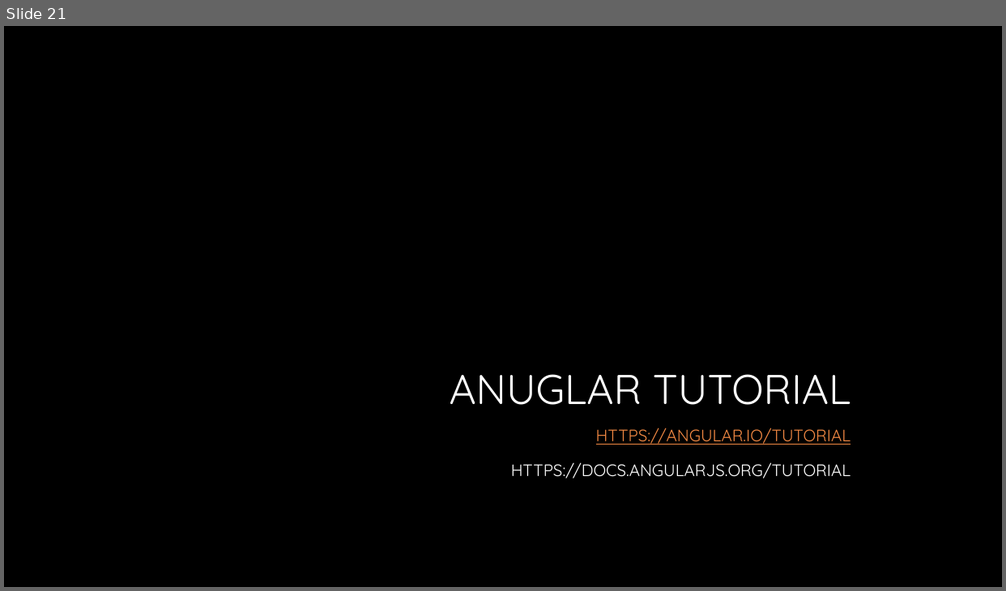
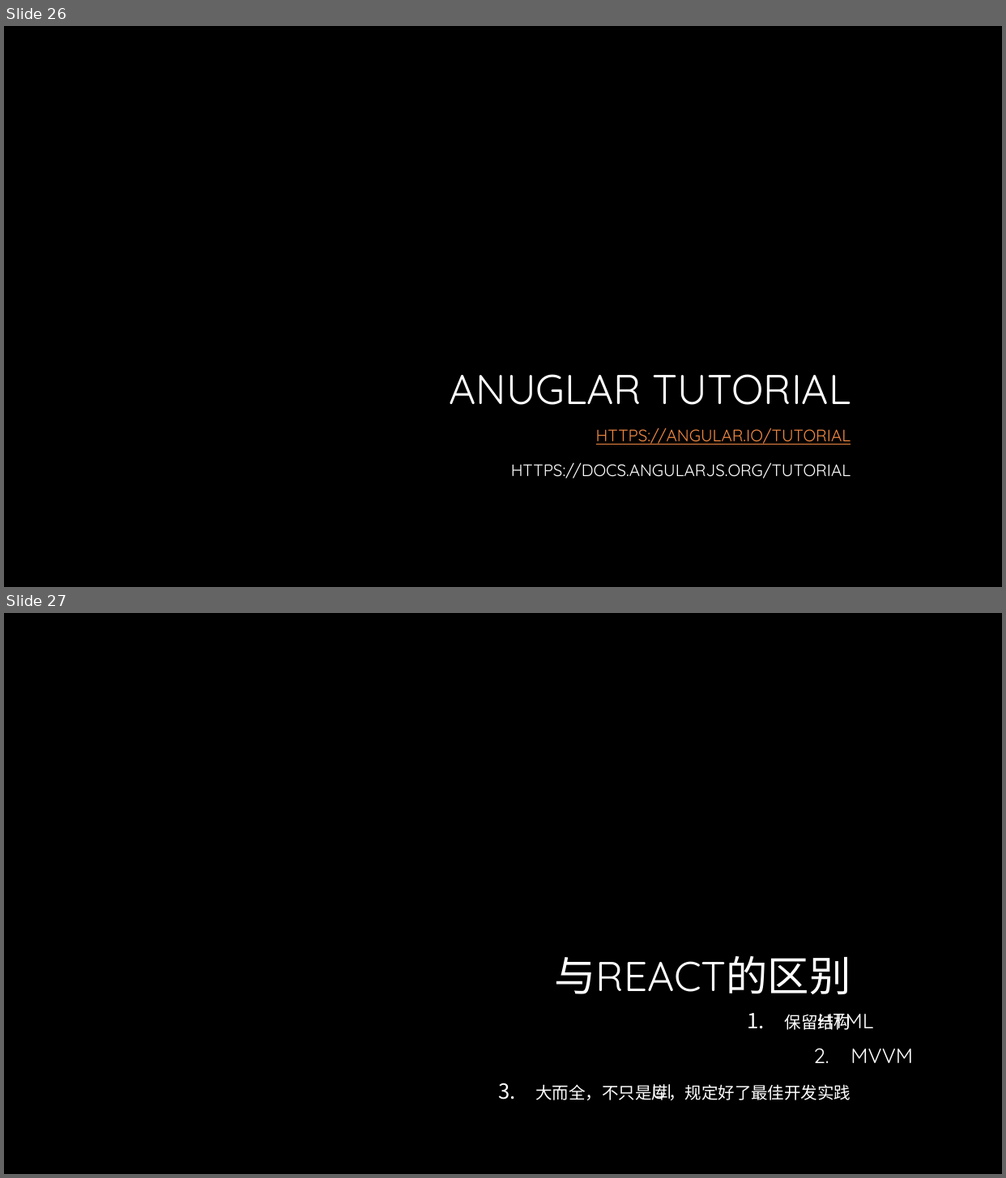
Before and after one commit to lee813/ECVFrontend, a slide deck: 前端课程.pptx. Shown one above the other, each under a label of ours: slide 21 before the commit, slides 26 and 27 after it. The pictures are 1006x591 and 1006x1178 pixels, drawn with LibreOffice and Linux fonts; fonts in the diff are those of the drawing; background and template pictures are left out. Boxes give left, top, right and bottom in pixels: in the first picture for what was removed or moved away, otherwise in the second. Text is boxed around its words. In the diff, an @@ line names an element or a change of style, - is before the commit and + after.

```diff
--- a/前端课程.pptx
+++ b/前端课程.pptx
@@ slide 27 added at bbox=[4, 613, 1002, 1174], background picture (left out) @@
@@ title added at bbox=[554, 956, 850, 995], 40 pt, text gradient #FFFFFF to #A6A6A6 @@
+与REACT的区别
@@ text added at bbox=[535, 1015, 851, 1101], 20 pt, text gradient #FFFFFF to #BFBFBF, small capitals @@
+1. 保留HTML结构
+2. MVVM
+3. 大而全，不只是UI库，规定好了最佳开发实践
@@ what was slide 21 is now slide 26 @@
```
Also in this commit, not shown: 8 other slides added.
